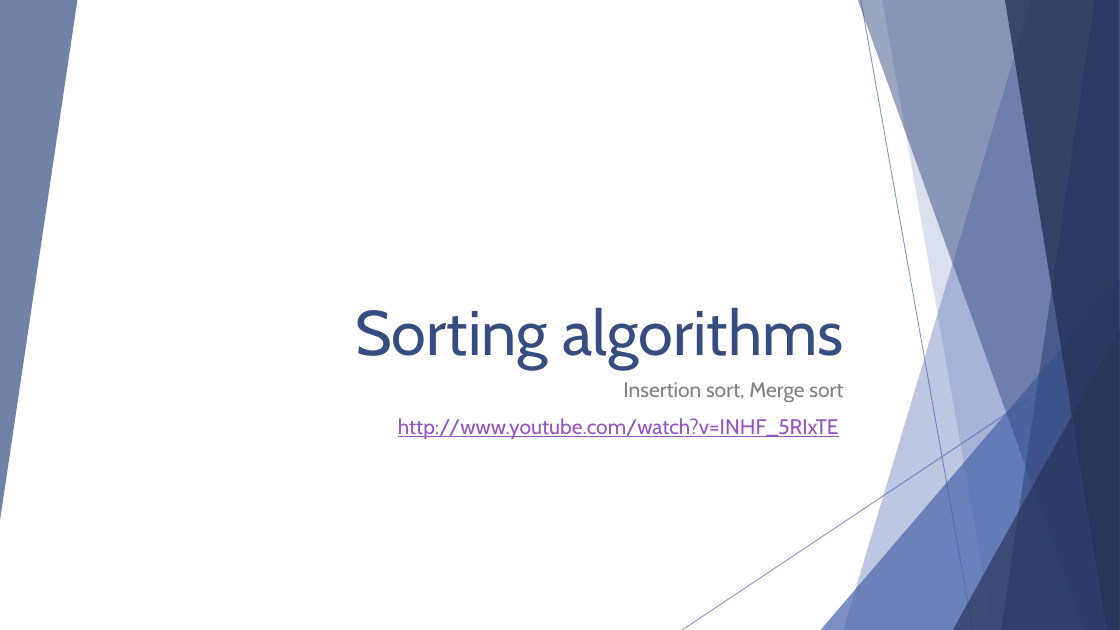
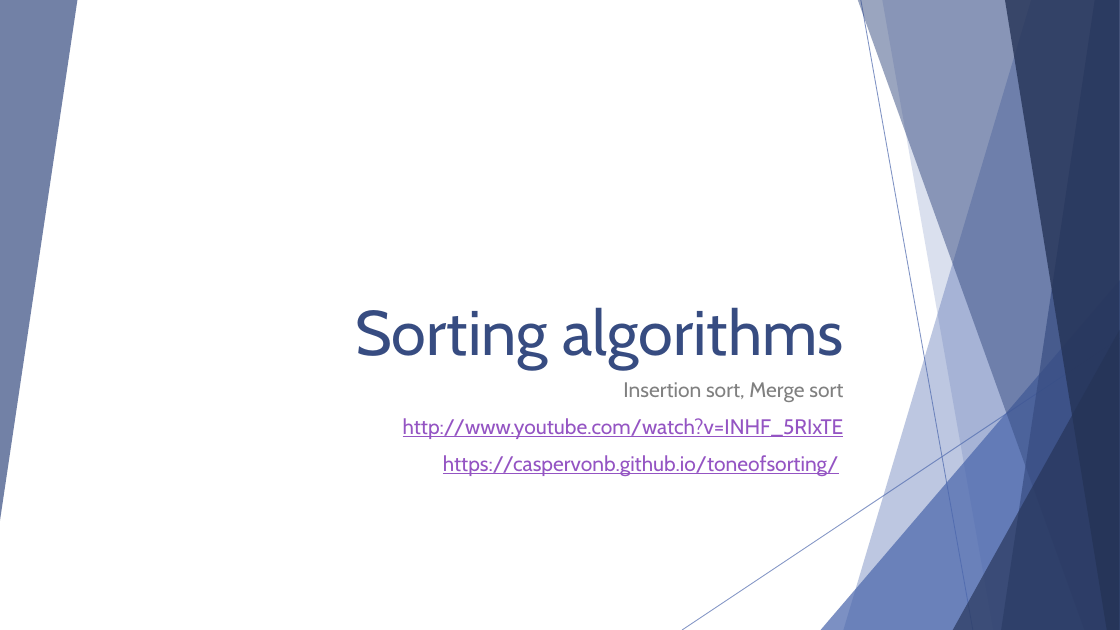
Before and after one commit to FurkanAndac/Development-6A, a slide deck: slide 3 of Lesson slides/Unit 2 - Sorting algorithms.pptx. Drawn at 1120x630 pixels with LibreOffice and Linux fonts; fonts in the diff are those of the drawing. Boxes give left, top, right and bottom in pixels: in the first picture for what was removed or moved away, otherwise in the second. Text is boxed around its words. In the diff, an @@ line names an element or a change of style, - is before the commit and + after.

```diff
--- a/Lesson slides/Unit 2 - Sorting algorithms.pptx
+++ b/Lesson slides/Unit 2 - Sorting algorithms.pptx
@@ subtitle at bbox=[443, 455, 839, 476]: paragraph added @@
+https://caspervonb.github.io/toneofsorting/
```
Also in this commit, not shown: 2 other slides changed.
